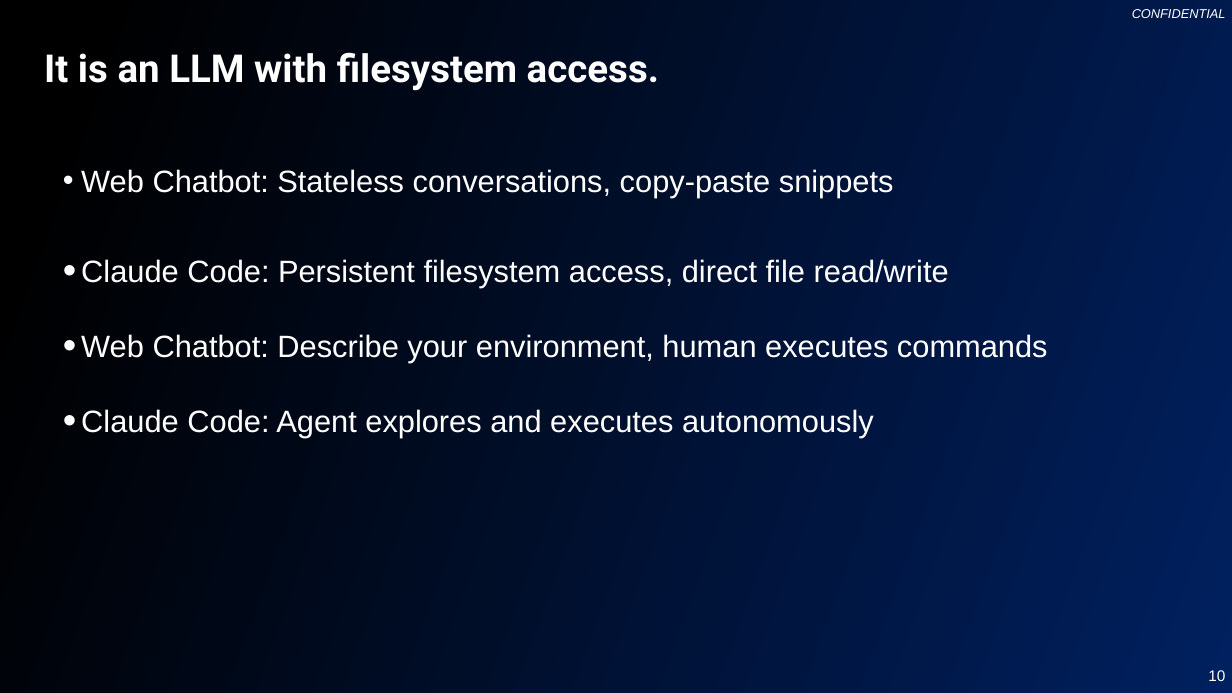
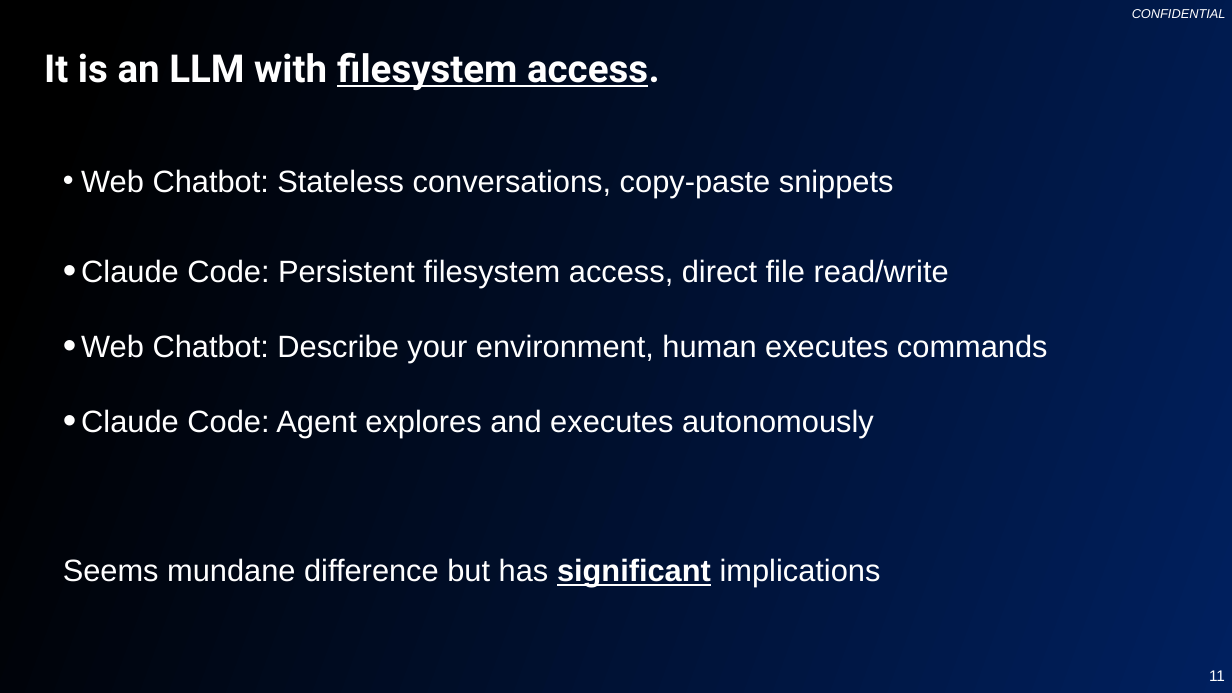
Before and after one commit to changhee-somite/20260114-claude-code, a slide deck: slide 11 of 20260114 Claude-Code-Presentation-v2.pptx (slide 10 before the commit). Drawn at 1232x693 pixels with LibreOffice and Linux fonts; fonts in the diff are those of the drawing; background and template pictures are left out. Boxes give left, top, right and bottom in pixels: in the first picture for what was removed or moved away, otherwise in the second. Text is boxed around its words. In the diff, an @@ line names an element or a change of style, - is before the commit and + after.

```diff
--- a/20260114 Claude-Code-Presentation-v2.pptx
+++ b/20260114 Claude-Code-Presentation-v2.pptx
@@ title "It is an LLM with ..." at (44,52,660,91): underline on in "filesystem access." @@
@@ text at (63,558,881,587): paragraph added @@
+Seems mundane difference but has significant implications
@@ page number at (1209,670,1225,681): text changed @@
-10
+11
```
Also in this commit, not shown: 5 other slides changed, 2 slides added.
